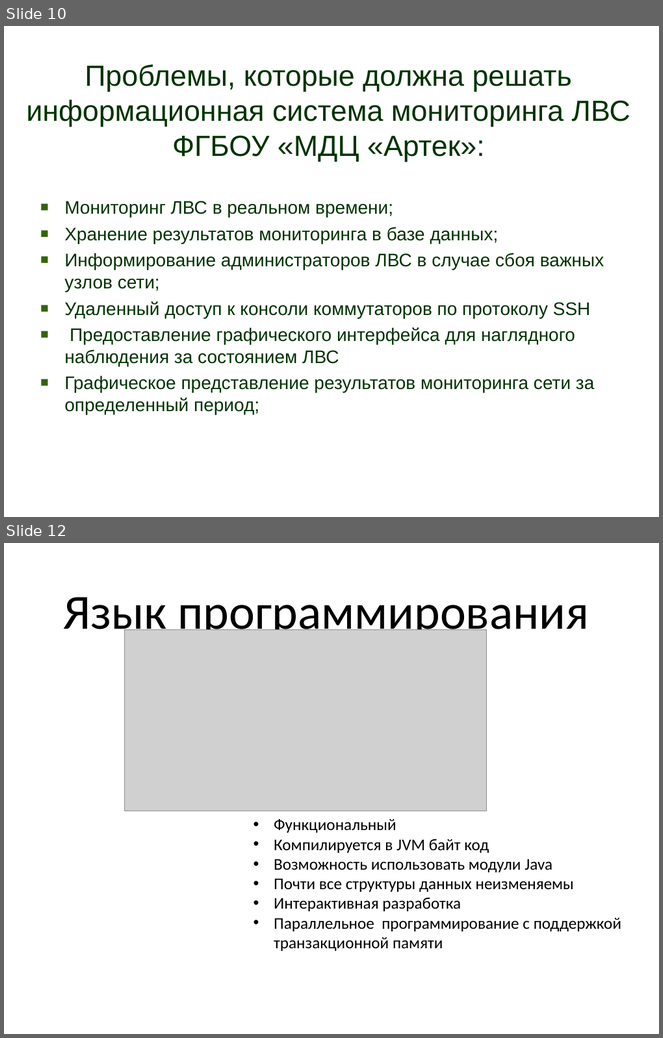
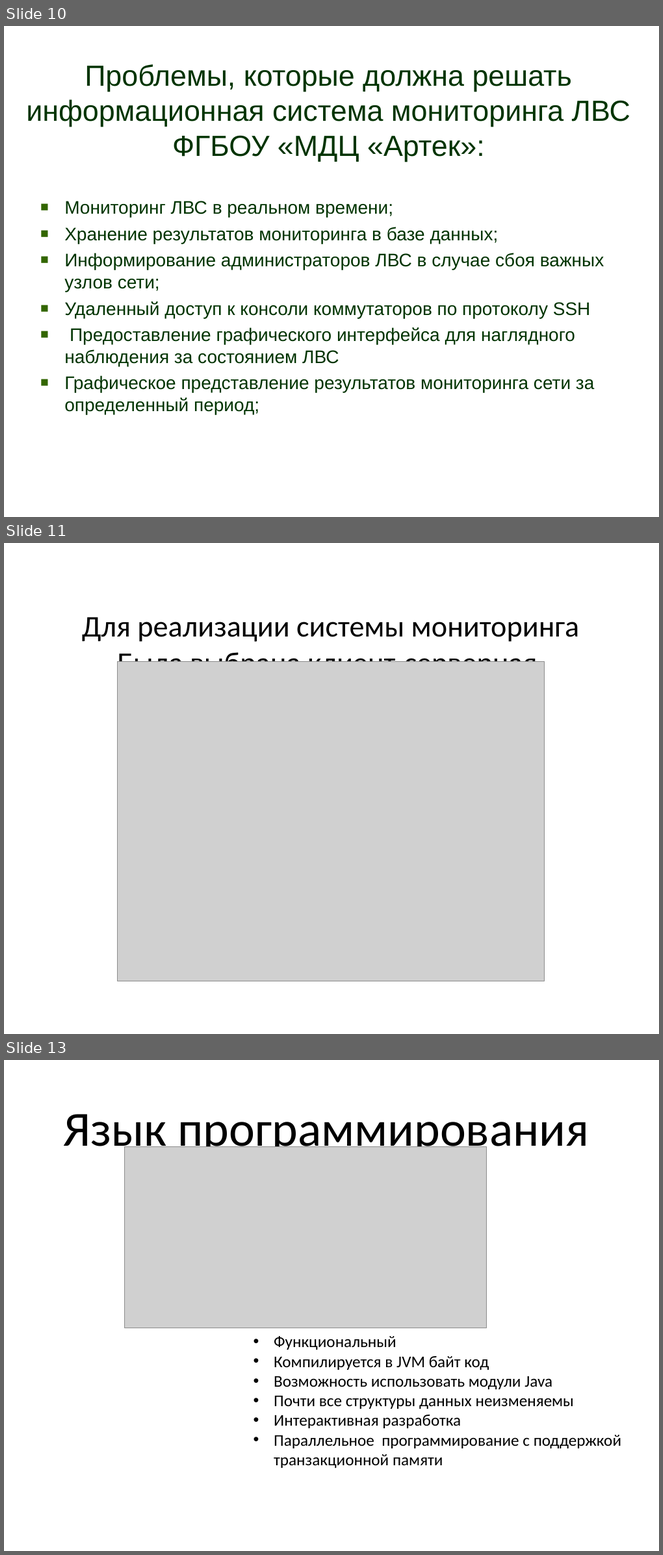
Before and after one commit to denis6705/diplom, a slide deck: Презентация.pptx. Shown one above the other, each under a label of ours: slides 10 and 12 before the commit, slides 10, 11 and 13 after it; the slides between them are not shown. The pictures are 663x1038 and 663x1555 pixels, drawn with LibreOffice and Linux fonts; fonts in the diff are those of the drawing; grey boxes stand for pictures. Boxes give left, top, right and bottom in pixels: in the first picture for what was removed or moved away, otherwise in the second. Text is boxed around its words. In the diff, an @@ line names an element or a change of style, - is before the commit and + after.

```diff
--- a/Презентация.pptx
+++ b/Презентация.pptx
@@ slide 11 added at (x1=4, y1=543, x2=659, y2=1034), background #FFFFFF @@
@@ text added at (x1=82, y1=617, x2=580, y2=680), 33 pt, text #000000 @@
+Для реализации системы мониторинга
+Была выбрана клиент-серверная
+модель
@@ picture added at (x1=117, y1=661, x2=544, y2=981) @@
@@ what was slide 12 is now slide 13 @@
```
Also in this commit, not shown: 2 slides changed, 1 other slide added.
